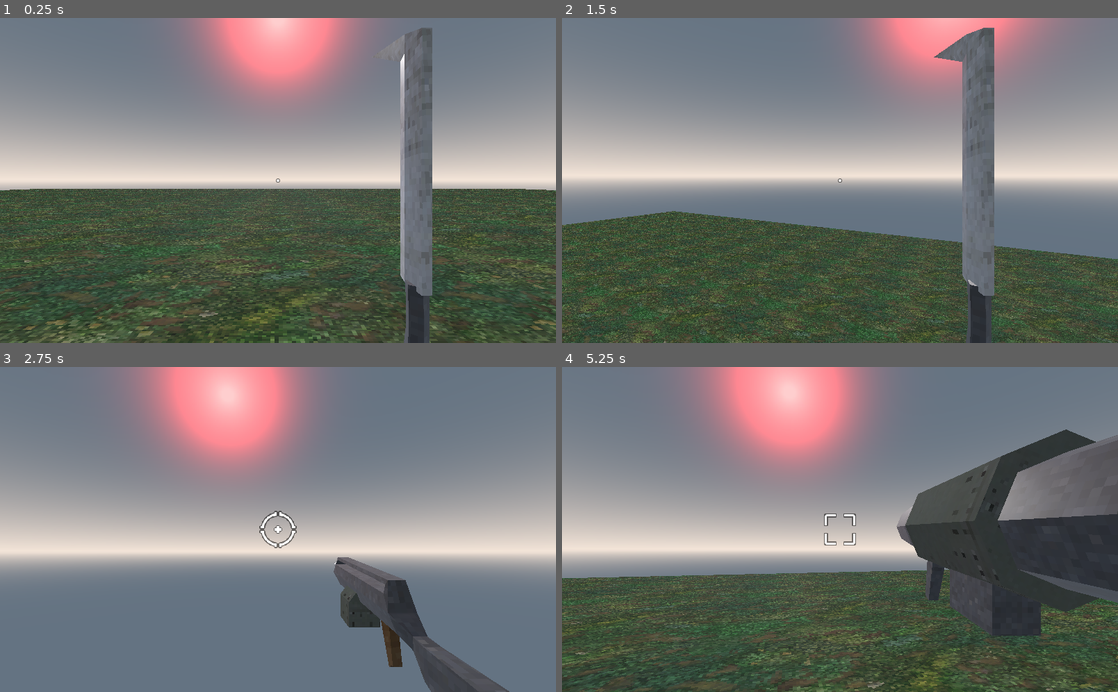
Above: before the commit, frames 1-4 (two rows, left to right).
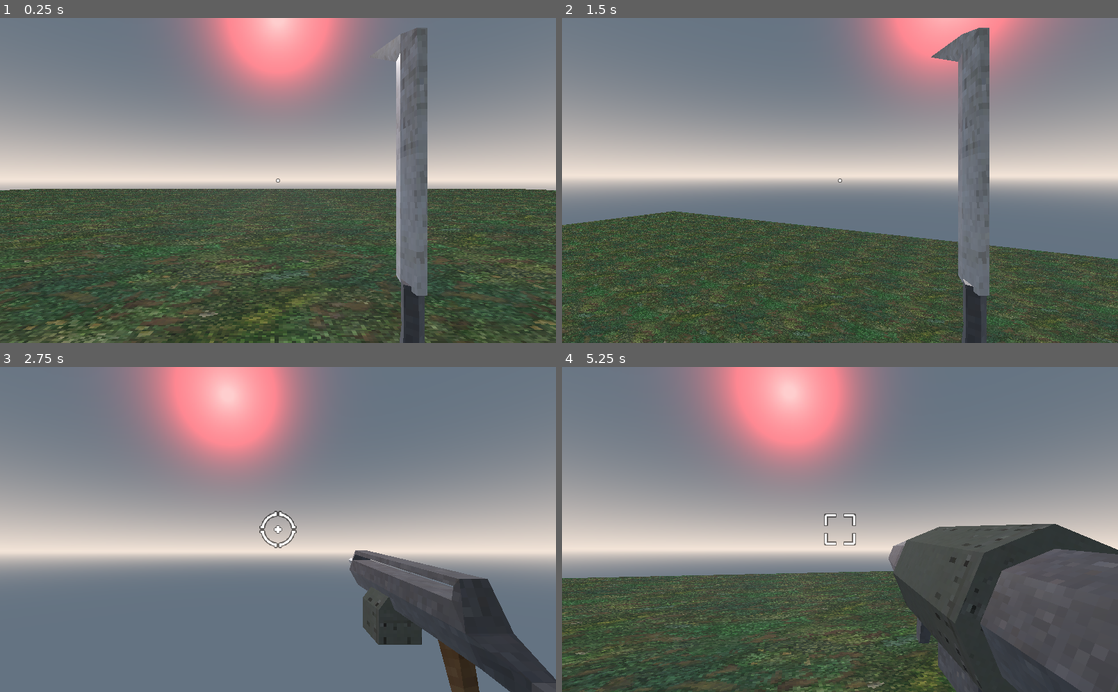
Above: after the commit, the same moments.

Repository: steventuckness/FPS-Course
Game: Godot game, scene res://World.tscn
Same seed, same stepped clock (60 frames per second), same inputs: the game is played once before the commit and once after it.
Inputs (mouse positions are in pixels of both pictures, inside the frame that each line leads up to):
- Up to frame 1 (0.25 s): no input
- Up to frame 2 (1.5 s): tap Enter at 0.5 s; move the mouse to (867, 180) at 0.52 s; press the mouse at (867, 180) at 0.53 s; hold W (move_forwards) from 0.53 s (still down); tap Space (jump) at 0.77 s; move the mouse to (812, 180) at 1.27 s; release the mouse at (812, 180) at 1.28 s; tap 1 at 1.35 s
- Up to frame 3 (2.75 s): keep holding W (move_forwards); tap Space (jump) at 1.52 s; move the mouse to (289, 523) at 2.02 s; tap 2 at 2.1 s
- Up to frame 4 (5.25 s): keep holding W (move_forwards); move the mouse to (834, 536) at 2.77 s; tap 3 at 2.85 s; tap Space (jump) at 3.02, 3.77, 4.52 s; tap R (restart) at 3.5 s; move the mouse to (878, 532) at 3.52 s; tap 4 at 3.6 s; move the mouse to (795, 526) at 4.27 s; tap 5 at 4.35 s; move the mouse to (845, 529) at 5.02 s; tap 6 at 5.1 s

The runs differ from the first frame. In frame 1, 2.1% of the frame differs, in the area x 69-78%, y 2-100%; in frame 2, 1.5%; in frame 3, 8.9%; in frame 4, 19%, in the area x 58-100%, y 19-100%.

Commit message:
Section 3: Animating the Weapon Manager

Diff:
--- a/characters/player/Player.tscn
+++ b/characters/player/Player.tscn
@@ -24,34 +24,6 @@
 [sub_resource type="CapsuleShape" id=1]
 radius = 0.5
 
-[sub_resource type="Animation" id=2]
-resource_name = "Idle"
-loop = true
-tracks/0/type = "value"
-tracks/0/path = NodePath("Graphics:translation")
-tracks/0/interp = 1
-tracks/0/loop_wrap = true
-tracks/0/imported = false
-tracks/0/enabled = true
-tracks/0/keys = {
-"times": PoolRealArray( 0 ),
-"transitions": PoolRealArray( 1 ),
-"update": 0,
-"values": [ Vector3( 0, 0, 0 ) ]
-}
-tracks/1/type = "value"
-tracks/1/path = NodePath("Graphics:rotation_degrees")
-tracks/1/interp = 1
-tracks/1/loop_wrap = true
-tracks/1/imported = false
-tracks/1/enabled = true
-tracks/1/keys = {
-"times": PoolRealArray( 0 ),
-"transitions": PoolRealArray( 1 ),
-"update": 0,
-"values": [ Vector3( 0, 0, 0 ) ]
-}
-
 [sub_resource type="Animation" id=3]
 resource_name = "attack"
 length = 0.3
@@ -81,6 +53,34 @@
 "values": [ Vector3( 12.376, 0.57, 0 ), Vector3( -67.8488, 8.61183, -12.0204 ), Vector3( -69.8973, 145.604, -130.245 ), Vector3( -68.9009, 15.493, -16.689 ), Vector3( -34.2027, 9.66547, -9.42669 ), Vector3( 0, 0, 0 ) ]
 }
 
+[sub_resource type="Animation" id=2]
+resource_name = "idle"
+loop = true
+tracks/0/type = "value"
+tracks/0/path = NodePath("Graphics:translation")
+tracks/0/interp = 1
+tracks/0/loop_wrap = true
+tracks/0/imported = false
+tracks/0/enabled = true
+tracks/0/keys = {
+"times": PoolRealArray( 0 ),
+"transitions": PoolRealArray( 1 ),
+"update": 0,
+"values": [ Vector3( 0, 0, 0 ) ]
+}
+tracks/1/type = "value"
+tracks/1/path = NodePath("Graphics:rotation_degrees")
+tracks/1/interp = 1
+tracks/1/loop_wrap = true
+tracks/1/imported = false
+tracks/1/enabled = true
+tracks/1/keys = {
+"times": PoolRealArray( 0 ),
+"transitions": PoolRealArray( 1 ),
+"update": 0,
+"values": [ Vector3( 0, 0, 0 ) ]
+}
+
 [sub_resource type="Animation" id=4]
 resource_name = "attack"
 length = 0.2
@@ -201,6 +201,38 @@
 "values": [ Vector3( 0, 0, 0 ) ]
 }
 
+[sub_resource type="Animation" id=10]
+resource_name = "idle"
+loop = true
+tracks/0/type = "value"
+tracks/0/path = NodePath("Weapons:translation")
+tracks/0/interp = 1
+tracks/0/loop_wrap = true
+tracks/0/imported = false
+tracks/0/enabled = true
+tracks/0/keys = {
+"times": PoolRealArray( 0 ),
+"transitions": PoolRealArray( 1 ),
+"update": 0,
+"values": [ Vector3( 0, 1.65155, -0.4807 ) ]
+}
+
+[sub_resource type="Animation" id=11]
+resource_name = "moving"
+loop = true
+tracks/0/type = "value"
+tracks/0/path = NodePath("Weapons:translation")
+tracks/0/interp = 1
+tracks/0/loop_wrap = true
+tracks/0/imported = false
+tracks/0/enabled = true
+tracks/0/keys = {
+"times": PoolRealArray( 0, 0.5 ),
+"transitions": PoolRealArray( 1, 1 ),
+"update": 0,
+"values": [ Vector3( 0, 1.65155, -0.4807 ), Vector3( -0.03, 1.652, -0.481 ) ]
+}
+
 [node name="Player" type="KinematicBody"]
 collision_layer = 2147483654
 collision_mask = 3
@@ -219,25 +251,26 @@
 script = ExtResource( 4 )
 
 [node name="Weapons" type="Spatial" parent="Camera/WeaponManager"]
-transform = Transform( 1, 0, 0, 0, 1, 0, 0, 0, 1, 0, 1.65155, -0.4807 )
+transform = Transform( 1, 0, 0, 0, 1, 0, 0, 0, 1, -0.03, 1.652, -0.481 )
 
 [node name="Machete" type="Spatial" parent="Camera/WeaponManager/Weapons"]
 transform = Transform( 1, 0, 0, 0, 1, 0, 0, 0, 1, 0.0941158, -0.00536799, 0.326388 )
+visible = false
 script = ExtResource( 10 )
 damage = 10
 ammo = -1
 attack_rate = 0.4
 
 [node name="Graphics" type="Spatial" parent="Camera/WeaponManager/Weapons/Machete"]
-transform = Transform( 0.999951, 0.00213216, 0.00971704, 0, 0.976761, -0.214326, -0.00994821, 0.214315, 0.976714, 0, 0, -0.0241483 )
+transform = Transform( 1, 0, 0, 0, 0.999999, 0, 0, 0, 1, 0, 0, 0 )
 
 [node name="machete" parent="Camera/WeaponManager/Weapons/Machete/Graphics" instance=ExtResource( 6 )]
 transform = Transform( 0.1, 0, 0, 0, 0.1, 0, 0, 0, 0.1, 0, 0, 0 )
 
 [node name="AnimationPlayer" type="AnimationPlayer" parent="Camera/WeaponManager/Weapons/Machete"]
-autoplay = "Idle"
-anims/Idle = SubResource( 2 )
+autoplay = "idle"
 anims/attack = SubResource( 3 )
+anims/idle = SubResource( 2 )
 
 [node name="BulletEmitters" type="Spatial" parent="Camera/WeaponManager/Weapons/Machete"]
 transform = Transform( 1, 0, 0, 0, 1, 0, 0, 0, 1, 0, 0, 0.29031 )
@@ -260,7 +293,7 @@
 }
 
 [node name="MachineGun" type="Spatial" parent="Camera/WeaponManager/Weapons"]
-transform = Transform( 1, 0, 0, 0, 1, 0, 0, 0, 1, 0.0903462, 0.0104079, 0.298873 )
+transform = Transform( 1, 0, 0, 0, 1, 0, 0, 0, 1, 0.0932301, 0.0253463, 0.365432 )
 visible = false
 script = ExtResource( 10 )
 automatic = true
@@ -308,13 +341,11 @@
 }
 
 [node name="Shotgun" type="Spatial" parent="Camera/WeaponManager/Weapons"]
-transform = Transform( 1, 0, 0, 0, 1, 0, 0, 0, 1, 0.0922061, 0, 0.318275 )
-visible = false
+transform = Transform( 1, 0, 0, 0, 1, 0, 0, 0, 1, 0.0983096, 0.00509262, 0.336525 )
 script = ExtResource( 10 )
 attack_rate = 0.8
 
 [node name="Graphics" type="Spatial" parent="Camera/WeaponManager/Weapons/Shotgun"]
-transform = Transform( 1, 0, 0, 0, 1, 0, 0, 0, 1, 0, 0, 0.0767493 )
 
 [node name="shotgun" parent="Camera/WeaponManager/Weapons/Shotgun/Graphics" instance=ExtResource( 8 )]
 transform = Transform( 0.1, 0, 0, 0, 0.1, 0, 0, 0, 0.1, 0, 0, 0 )
@@ -367,7 +398,7 @@
 }
 
 [node name="RocketLauncher" type="Spatial" parent="Camera/WeaponManager/Weapons"]
-transform = Transform( 1, 0, 0, 0, 1, 0, 0, 0, 1, 0.11557, 0.0445356, 0.30785 )
+transform = Transform( 1, 0, 0, 0, 1, 0, 0, 0, 1, 0.129692, -0.00401783, 0.318089 )
 visible = false
 script = ExtResource( 10 )
 
@@ -408,6 +439,11 @@
 "_edit_use_anchors_": false
 }
 
+[node name="AnimationPlayer" type="AnimationPlayer" parent="Camera/WeaponManager"]
+autoplay = "idle"
+anims/idle = SubResource( 10 )
+anims/moving = SubResource( 11 )
+
 [node name="FirePoint" type="Spatial" parent="Camera"]
 
 [node name="CharacterMover" type="Spatial" parent="."]
@@ -418,3 +454,4 @@
 [connection signal="fire" from="Camera/WeaponManager/Weapons/MachineGun" to="Camera/WeaponManager/Weapons/MachineGun/Graphics/MuzzleFlash" method="flash"]
 [connection signal="fire" from="Camera/WeaponManager/Weapons/Shotgun" to="Camera/WeaponManager/Weapons/Shotgun/Graphics/MuzzleFlash" method="flash"]
 [connection signal="fire" from="Camera/WeaponManager/Weapons/RocketLauncher" to="Camera/WeaponManager/Weapons/RocketLauncher/Graphics/MuzzleFlash" method="flash"]
+[connection signal="movement_info" from="CharacterMover" to="Camera/WeaponManager" method="update_animation"]
--- a/characters/player/WeaponManager.gd
+++ b/characters/player/WeaponManager.gd
@@ -9,6 +9,7 @@
 	WEAPON_SLOTS.ROCKET_LAUNCHER: true,
 }
 
+onready var anim_player = $AnimationPlayer
 onready var weapons = $Weapons.get_children()
 var cur_slot = 0
 var cur_weapon = null
@@ -62,3 +63,11 @@
 			weapon.set_inactive()
 		else:
 			weapon.hide()
+
+
+func update_animation(velocity: Vector3, grounded: bool):
+	if cur_weapon.has_method("is_idle") and !cur_weapon.is_idle():
+		anim_player.play("idle")
+	if !grounded or velocity.length() < 15.0:
+		anim_player.play("idle", 0.05)
+	anim_player.play("moving")
--- a/weapons/Weapon.gd
+++ b/weapons/Weapon.gd
@@ -71,3 +71,6 @@
 	anim_player.play("idle")
 	hide()
 	$Crosshair.hide()
+
+func is_idle():
+	return !anim_player.is_playing() or anim_player.current_animation == "idle"
Not shown: 1 places in characters/player/Player.tscn that only renumber resources
